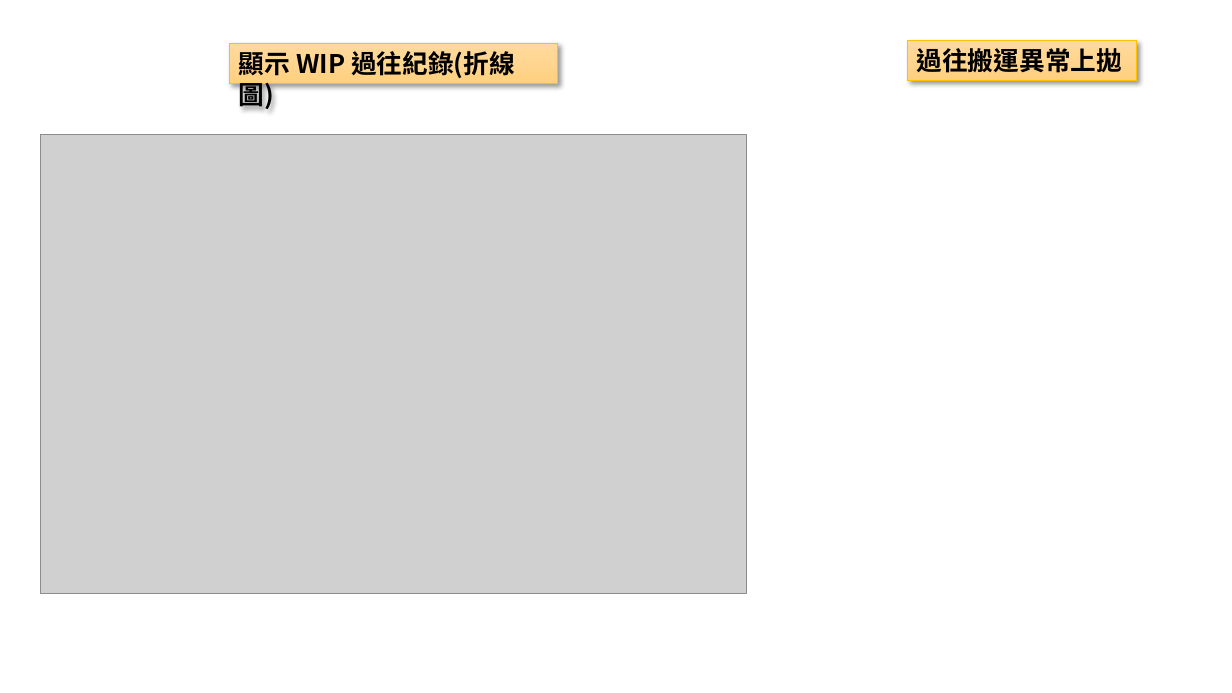
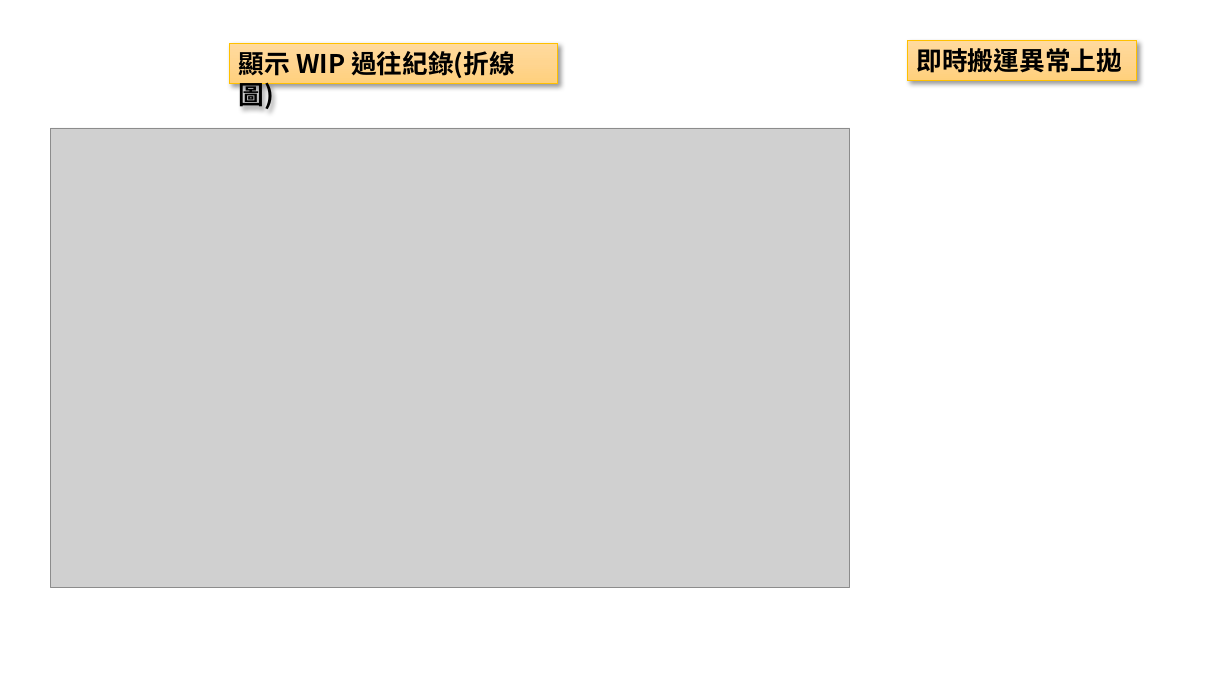
Before and after one commit to xiaLotus/difficult_point_exe, a slide deck: slide 4 of 中控警醒.pptx. Drawn at 1232x693 pixels with LibreOffice and Linux fonts; fonts in the diff are those of the drawing; grey boxes stand for pictures. Boxes give left, top, right and bottom in pixels: in the first picture for what was removed or moved away, otherwise in the second. Text is boxed around its words. In the diff, an @@ line names an element or a change of style, - is before the commit and + after.

```diff
--- a/中控警醒.pptx
+++ b/中控警醒.pptx
@@ text in rectangle at box(917, 48, 1123, 73): text changed @@
-過往搬運異常上拋
+即時搬運異常上拋
@@ picture: place and size @@
-picture at box(41, 134, 747, 593)
+picture at box(51, 128, 850, 588)
```
Also in this commit, not shown: 4 other slides changed, 2 slides added, 1 slide removed.
